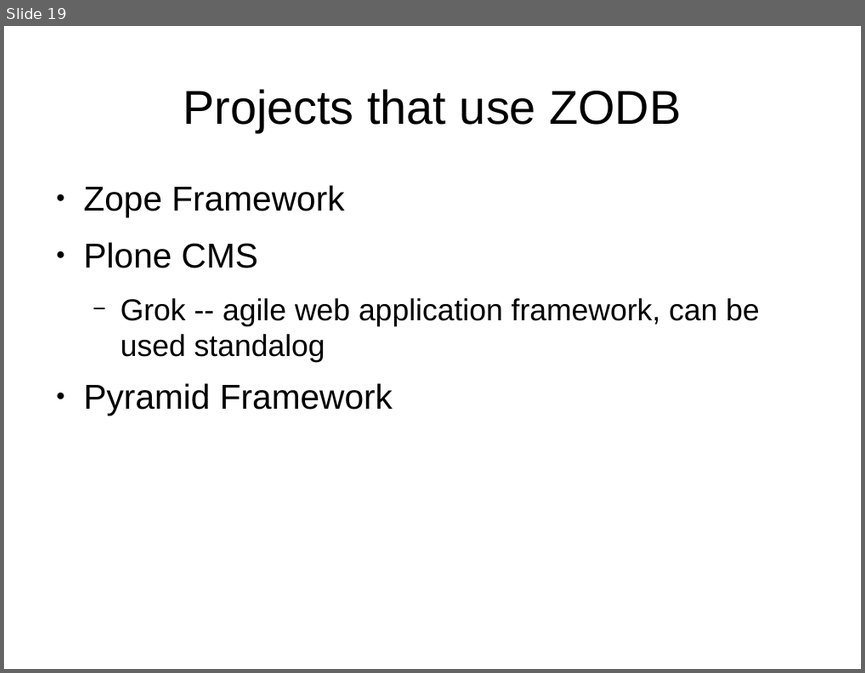
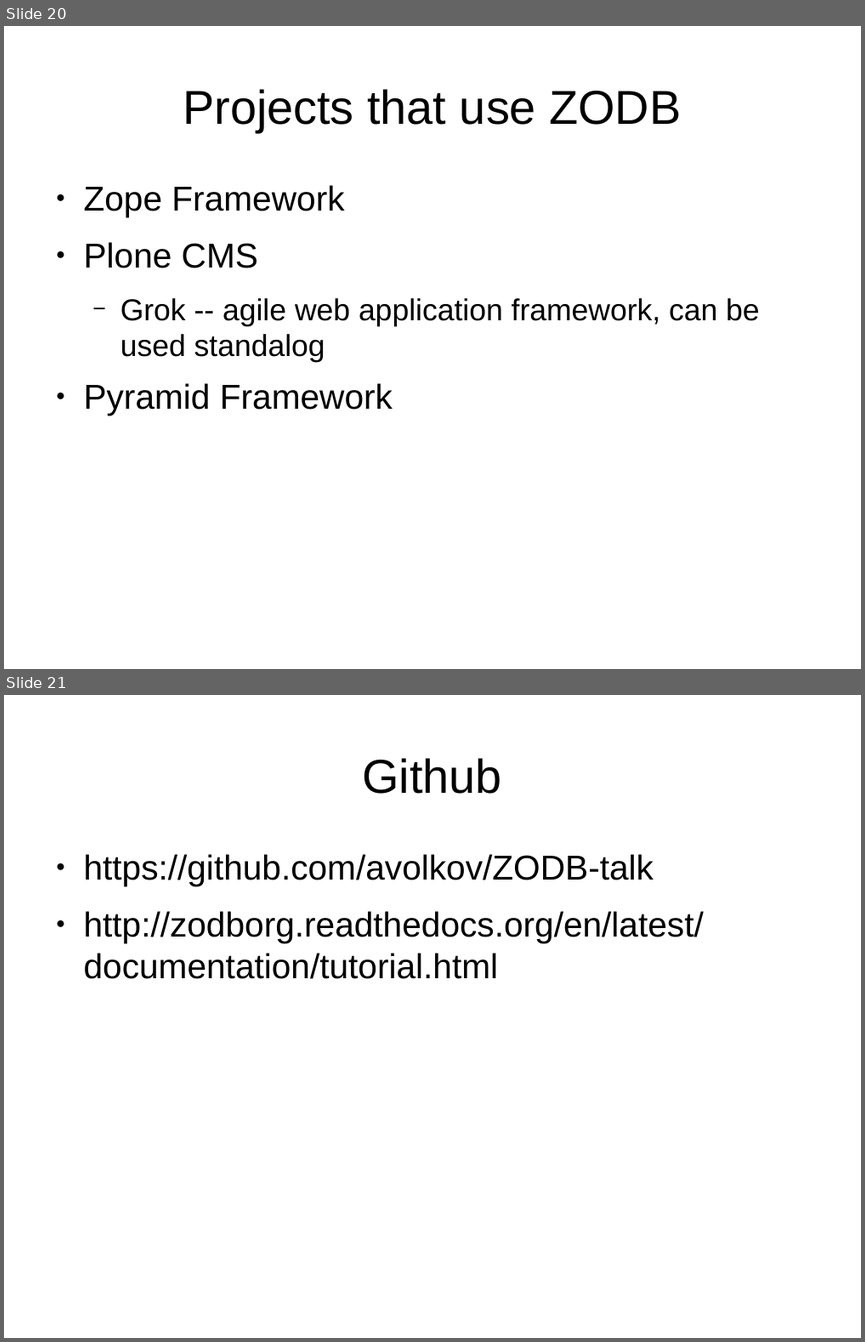
Before and after one commit to avolkov/ZODB-talk, a slide deck: media/presentation.odp. Shown one above the other, each under a label of ours: slide 19 before the commit, slides 20 and 21 after it. The pictures are 865x673 and 865x1342 pixels, drawn with LibreOffice and Linux fonts; fonts in the diff are those of the drawing. Boxes give left, top, right and bottom in pixels: in the first picture for what was removed or moved away, otherwise in the second. Text is boxed around its words. In the diff, an @@ line names an element or a change of style, - is before the commit and + after.

```diff
--- a/media/presentation.odp
+++ b/media/presentation.odp
@@ slide 21 added at [4,695,861,1338], background #FFFFFF @@
@@ title added at [363,758,502,794], 44 pt, text #000000 @@
+Github
@@ text added at [84,854,704,979], 32 pt, text #000000 @@
+● https://github.com/avolkov/ZODB-talk
+● http://zodborg.readthedocs.org/en/latest/documentation/tutorial.html
@@ what was slide 19 is now slide 20 @@
```
Also in this commit, not shown: 1 other slide added, 1 other file.
